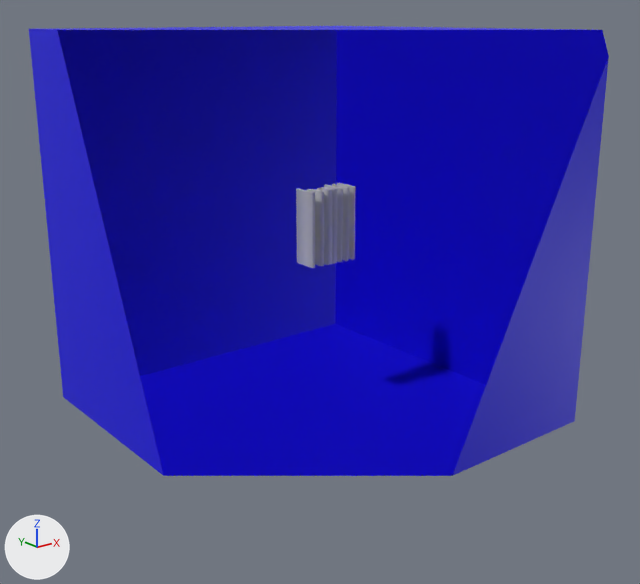
The glTF model oda.glb: old version first, new version second.
One viewpoint serves both versions: a 50 mm camera at (-0.01358, -0.01797, 0.00534) aimed at (0.0001, -0.00088, -0.0015). Arrows for +X, +Y and +Z are at lower left; the lights stay in place. The first picture is the older version. Everything nearer to the camera than a plane just in front of the edit is cut away. Vertices at exactly the same position are counted once.

The first picture shows 'Cube', 'Text'.
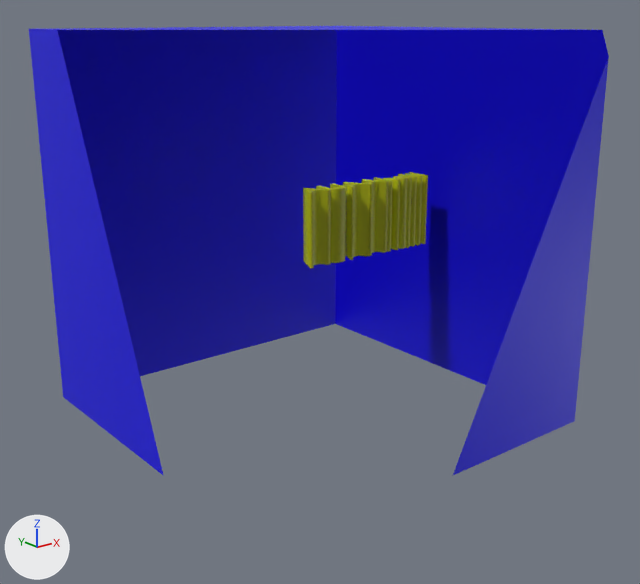
Boxes (x1, y1, x2, y2) around the edits, measured in the pictures (640 x 584 px; the box of a moved part takes in the faces that stretch with it):
'Text', reshaped, recoloured (darker, 107% wider, 14% taller)
    before: (296, 183, 356, 268)
    after: (303, 172, 428, 269)
part 1 of me_cube, deleted (blue)
    before: (140, 324, 486, 476)
part 2 of me_text, moved or reshaped
    before: (337, 183, 356, 260)
    after: (409, 172, 428, 244)
part 3 of me_text, moved or reshaped
    before: (336, 185, 349, 261)
    after: (409, 174, 422, 245)
part 4 of me_text, moved or reshaped
    before: (324, 184, 343, 262)
    after: (398, 174, 417, 247)
part 5 of me_text, moved or reshaped
    before: (317, 187, 337, 265)
    after: (393, 176, 412, 249)
part 6 of me_text, moved or reshaped
    before: (296, 189, 324, 268)
    after: (373, 177, 400, 252)
part 7 of me_text, added (yellow)
    after: (316, 184, 346, 263)
part 8 of me_text, added (yellow)
    after: (343, 179, 389, 260)
part 9 of me_text, added (yellow)
    after: (303, 188, 331, 269)

The change, as a diff of the scene's bpy script:
```diff
--- a/oda.glb.py
+++ b/oda.glb.py
@@ mat_material_001 @@
+mat_material_001 = principled_material('Material.001')
+mat_material_001.base_color = (0.75, 0.8, 0.00261)  # yellow #e1e709
@@ me_cube @@
 # used by ob_cube; location = (0.0002, -0.00036, -0.00001)
 # verts and faces of me_cube; kept vertices keep their numbers, new ones are numbered from 8
 # before: 0 (-0.005, -0.005, -0.005), 2 (-0.005, 0.005, -0.005) at pixel (63, 397), 4 (0.005, -0.005, -0.005) at pixel (574, 421), 6 (0.005, 0.005, -0.005) at pixel (335, 323)
-me_cube.from_pydata(...)  # 8 vertices, 12 faces; spans x -0.005..0.005, y -0.005..0.005, z -0.005..0.005
+me_cube.from_pydata(...)  # 8 vertices, 10 faces; spans x -0.005..0.005, y -0.005..0.005, z -0.005..0.005
+# me_cube part 1
+delete_faces([(0, 4, 2), (2, 4, 6)])
 me_cube.materials.append(mat_material)
@@ me_text @@
 # used by ob_text; location = (0.0002, -0.00036, -0.00001)
-me_text.from_pydata(...)  # 582 vertices, 1144 faces; spans x 0.00006..0.00152, y -0.00001..0.00068, z -0.001..0.001
+me_text.from_pydata(...)  # 802 vertices, 1584 faces; spans x 0.0..0.00423, y -0.00001..0.00069, z -0.001..0.001
+# me_text part 2: the loose piece of 8 vertices spanning x 0.00143..0.00152, y 0.0..0.00068, z -0.001..0.001 is moved by (0.00271, 0.0, 0.0), in mat_material_001 (yellow #e1e709)
+# me_text part 3: the loose piece of 8 vertices spanning x 0.00121..0.0013, y 0.0..0.00045, z -0.001..0.001 is moved by (0.00271, 0.0, 0.0), in mat_material_001 (yellow #e1e709)
+# me_text part 4: the loose piece of 8 vertices spanning x 0.00099..0.00108, y 0.0..0.00068, z -0.001..0.001 is moved by (0.00271, 0.0, 0.0), in mat_material_001 (yellow #e1e709)
+# me_text part 5: the loose piece of 348 vertices spanning x 0.00053..0.00091, y -0.00001..0.00046, z -0.001..0.001 is moved by (0.00271, 0.0, 0.0), in mat_material_001 (yellow #e1e709)
+# me_text part 6: the loose piece of 114 vertices spanning x 0.00006..0.00044, y 0.0..0.00068, z -0.001..0.001 is moved by (0.00271, 0.0, 0.0), in mat_material_001 (yellow #e1e709)
+# me_text part 7: a new loose piece of 156 vertices spanning x 0.00073..0.00131, y -0.00001..0.00068, z -0.001..0.001, in mat_material_001 (yellow #e1e709)
+# me_text part 8: a new loose piece of 42 vertices spanning x 0.00137..0.00271, y 0.0..0.00069, z -0.001..0.001, in mat_material_001 (yellow #e1e709)
+# me_text part 9: a new loose piece of 22 vertices spanning x 0.0..0.00067, y 0.0..0.00069, z -0.001..0.001, in mat_material_001 (yellow #e1e709)
+# other edits to the shape of me_text do not show in these pictures
+me_text.materials.append(mat_material_001)  # yellow #e1e709
```
